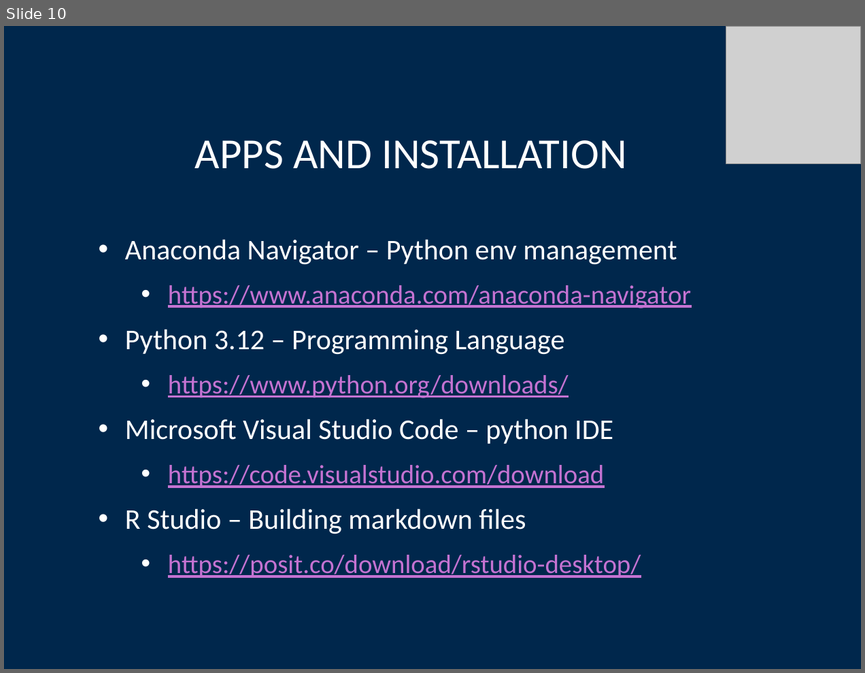
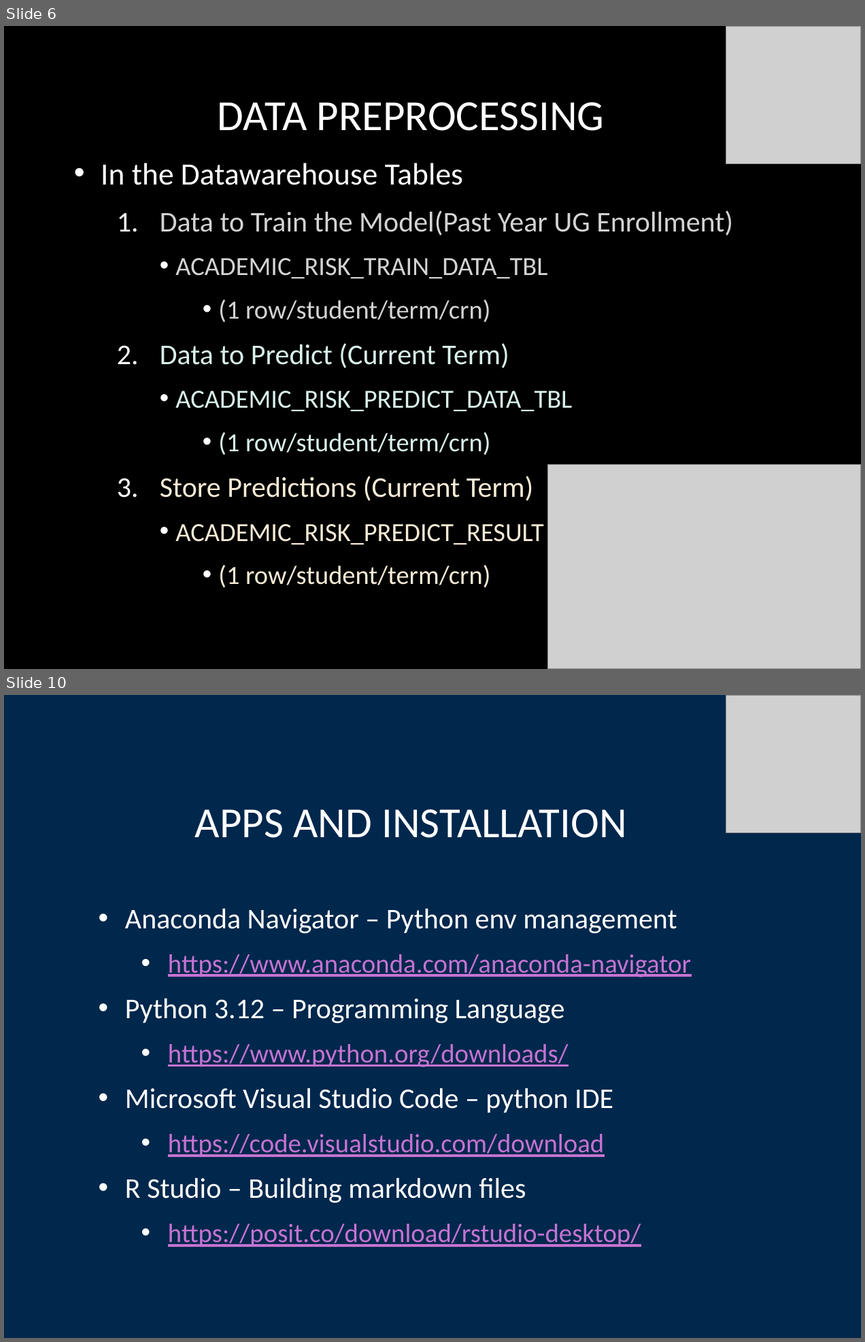
Before and after one commit to tastslikchkn/MI-AIR, a slide deck: Milestone_2/CSC587_2024_OnlineCSESTudentSuccessInd_052824.pptx. Shown one above the other, each under a label of ours: slide 10 before the commit, slides 6 and 10 after it; the slides between them are not shown. The pictures are 865x673 and 865x1342 pixels, drawn with LibreOffice and Linux fonts; fonts in the diff are those of the drawing; grey boxes stand for pictures; background and template pictures are left out. Boxes give left, top, right and bottom in pixels: in the first picture for what was removed or moved away, otherwise in the second. Text is boxed around its words. In the diff, an @@ line names an element or a change of style, - is before the commit and + after.

```diff
--- a/Milestone_2/CSC587_2024_OnlineCSESTudentSuccessInd_052824.pptx
+++ b/Milestone_2/CSC587_2024_OnlineCSESTudentSuccessInd_052824.pptx
@@ slide 6 added at bbox=[4, 26, 861, 669], background picture (left out) @@
@@ picture added at bbox=[725, 26, 861, 164] @@
@@ title added at bbox=[218, 102, 604, 131], 36 pt, text #FFFFFF @@
+DATA PREPROCESSING
@@ text added at bbox=[101, 163, 733, 587], 22 pt, text #D3D3D3 @@
+  • In the Datawarehouse Tables
+    1. Data to Train the Model(Past Year UG Enrollment)
+      • ACADEMIC_RISK_TRAIN_DATA_TBL
+        • (1 row/student/term/crn)
+    2. Data to Predict (Current Term)
+      • ACADEMIC_RISK_PREDICT_DATA_TBL
+        • (1 row/student/term/crn)
+    3. Store Predictions (Current Term)
+      • ACADEMIC_RISK_PREDICT_RESULT
+        • (1 row/student/term/crn)
@@ picture added at bbox=[548, 464, 861, 669] @@
```
Also in this commit, not shown: 6 slides changed, 4 other slides added, 5 slides removed.
